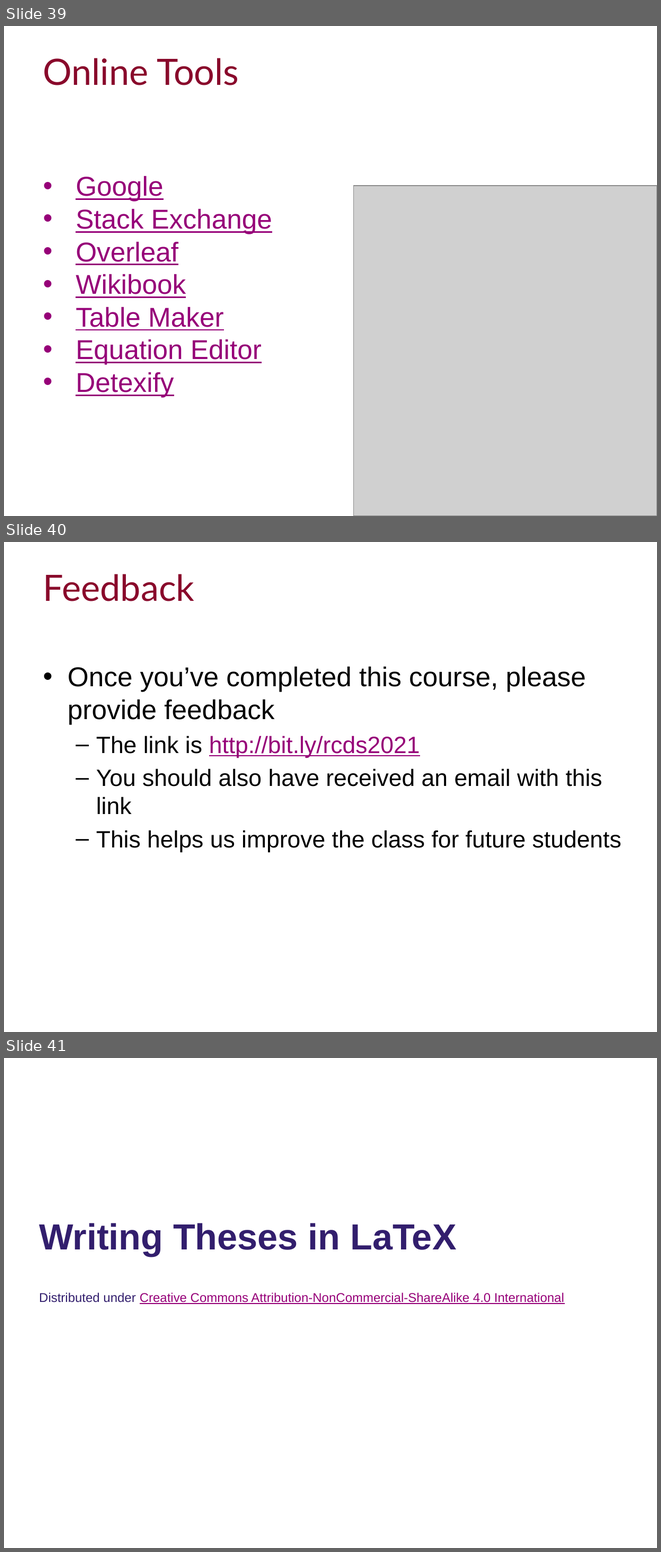
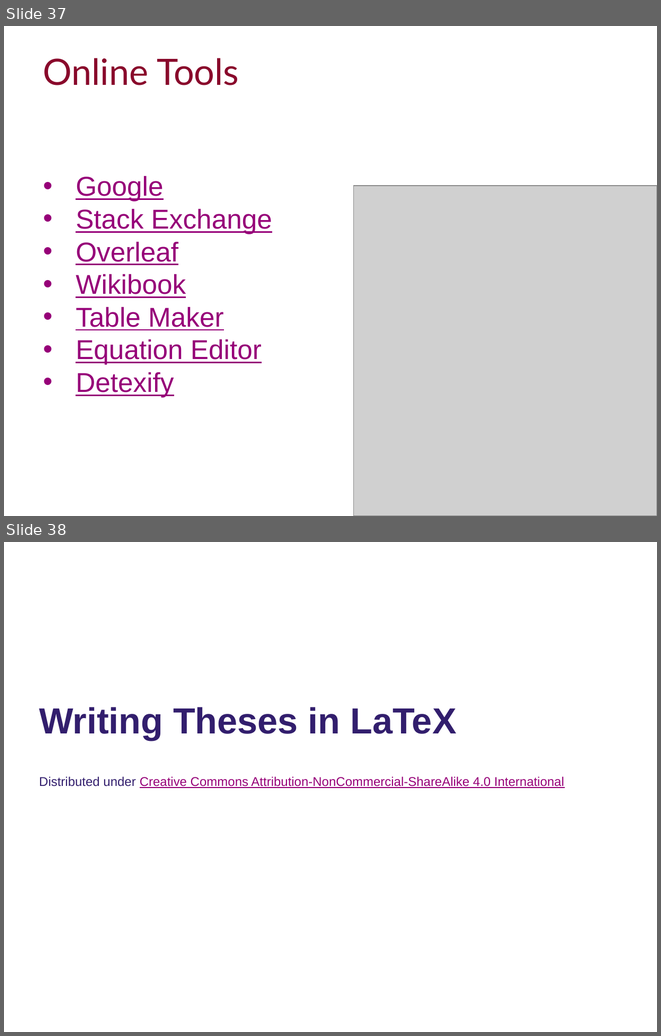
Before and after one commit to ImperialCollegeLondon/RCDS-writing-theses-in-latex, a slide deck: Writing Theses in Latex Slides.pptx. Shown one above the other, each under a label of ours: slides 39, 40 and 41 before the commit, slides 37 and 38 after it. The pictures are 661x1552 and 661x1036 pixels, drawn with LibreOffice and Linux fonts; fonts in the diff are those of the drawing; grey boxes stand for pictures; background and template pictures are left out. Boxes give left, top, right and bottom in pixels: in the first picture for what was removed or moved away, otherwise in the second. Text is boxed around its words. In the diff, an @@ line names an element or a change of style, - is before the commit and + after.

```diff
--- a/Writing Theses in Latex Slides.pptx
+++ b/Writing Theses in Latex Slides.pptx
@@ slide 40 removed at box(4, 542, 657, 1032), background #FFFFFF @@
@@ title removed at box(43, 574, 195, 601) @@
-Feedback
@@ text removed at box(68, 666, 621, 852) @@
-• Once you’ve completed this course, please provide feedback
-  – The link is http://bit.ly/rcds2021
-  – You should also have received an email with this link
-  – This helps us improve the class for future students
@@ what was slide 39 is now slide 37 @@
@@ what was slide 41 is now slide 38 @@
```
Also in this commit, not shown: 10 slides changed, 1 slide added, 3 other slides removed, 3 other files.
